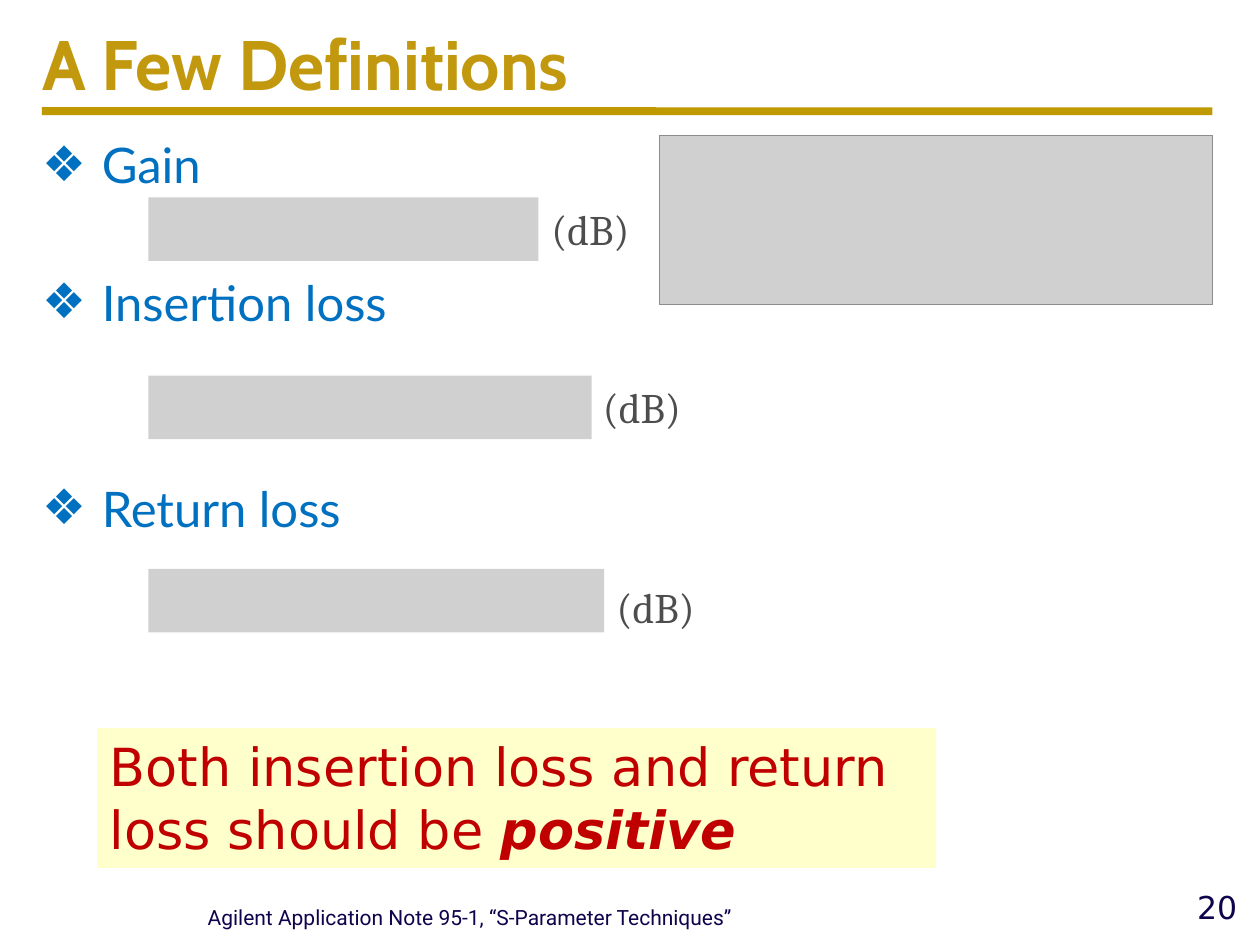
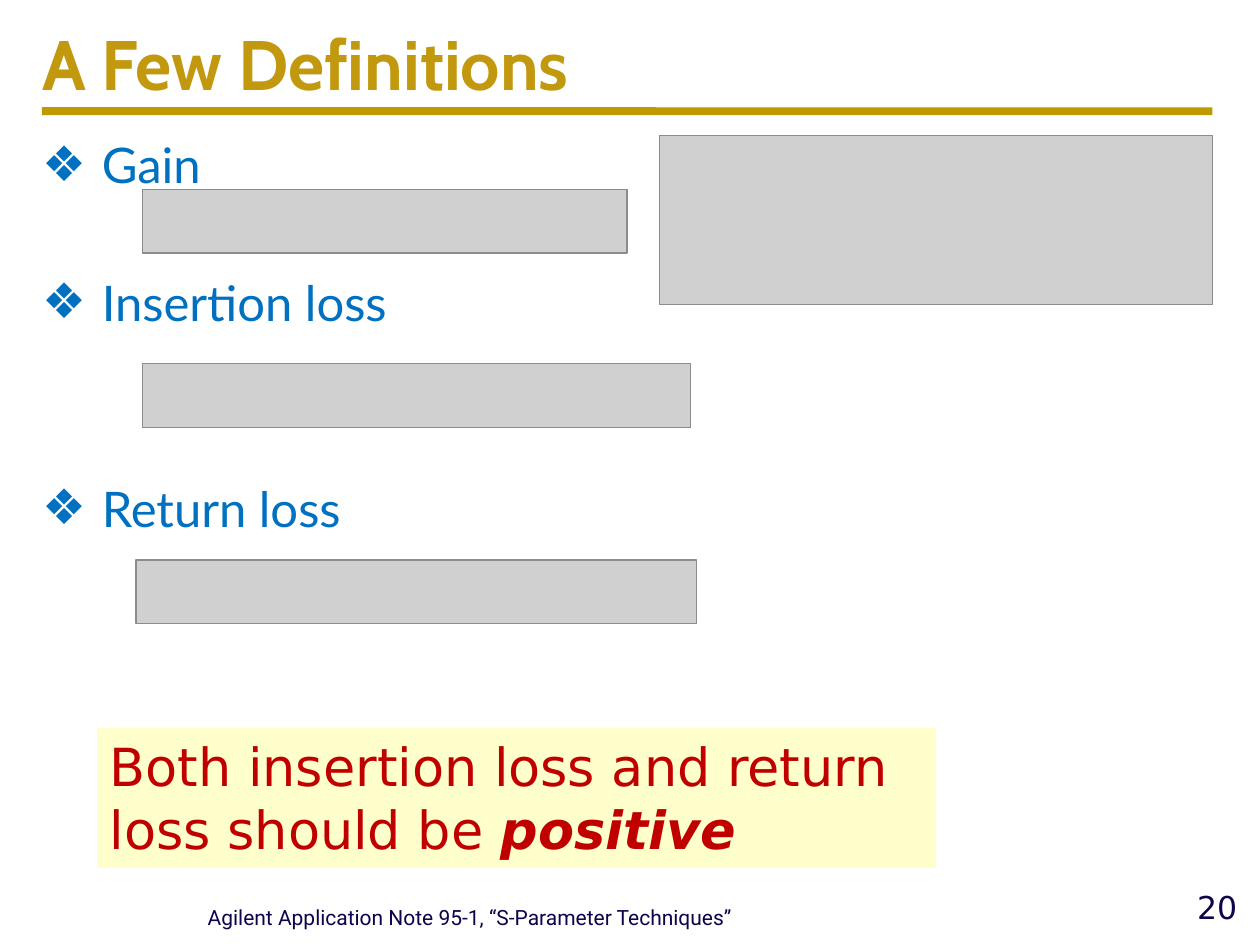
Before and after one commit to ucdart/UCD-EEC134, a slide deck: slide 20 of lectures/lec2/Lec2-BasicConcepts.pptx. Drawn at 1260x945 pixels with LibreOffice and Linux fonts; fonts in the diff are those of the drawing; grey boxes stand for pictures; background and template pictures are left out. Boxes give left, top, right and bottom in pixels: in the first picture for what was removed or moved away, otherwise in the second. Text is boxed around its words. In the diff, an @@ line names an element or a change of style, - is before the commit and + after.

Commit message:
update

```diff
--- a/lectures/lec2/Lec2-BasicConcepts.pptx
+++ b/lectures/lec2/Lec2-BasicConcepts.pptx
@@ picture: place and size @@
-picture at bbox=[149, 198, 539, 261]
+picture at bbox=[142, 189, 627, 253]
@@ text removed at bbox=[551, 215, 629, 251] @@
-(dB)
@@ picture: place and size @@
-picture at bbox=[149, 375, 592, 438]
+picture at bbox=[142, 364, 690, 428]
@@ text removed at bbox=[603, 393, 681, 429] @@
-(dB)
@@ picture: place and size @@
-picture at bbox=[149, 570, 605, 633]
+picture at bbox=[136, 561, 697, 625]
@@ text removed at bbox=[617, 593, 695, 629] @@
-(dB)
```
